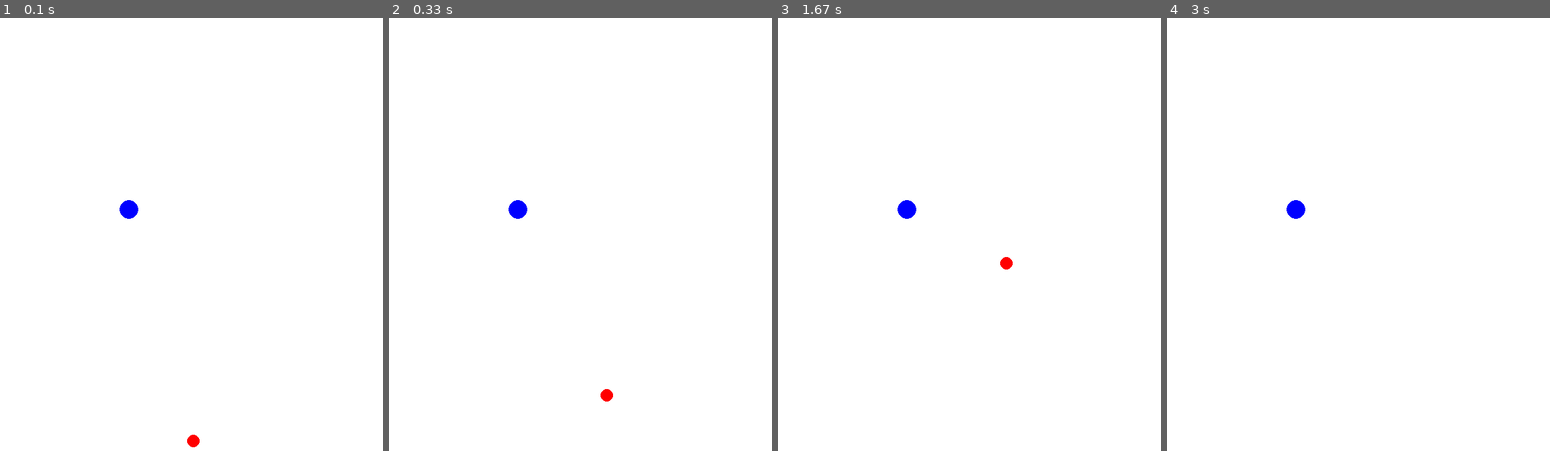
Above: before the commit, frames 1-4 (left to right).
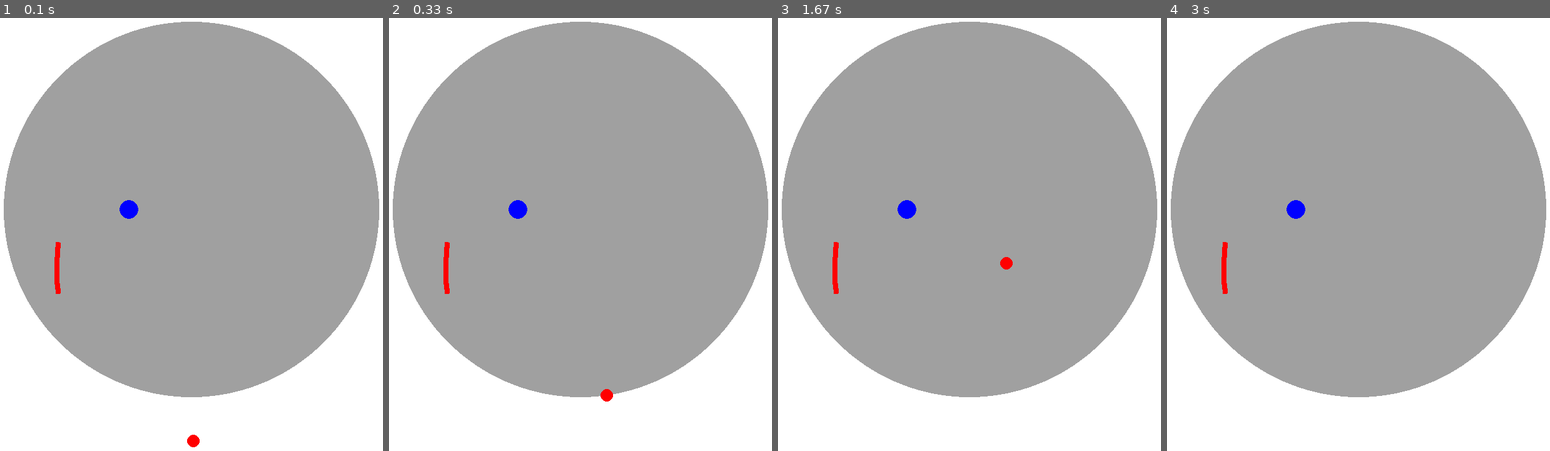
Above: after the commit, the same moments.

Repository: sandhyarottoo/phys-hackathon-2023
Game: pygame game, started from francosPolar.py
Two runs of this game, one before a commit and one after it. Both use one fixed random seed, a clock stepped at 60 frames per second and the inputs below.
Inputs:
- Up to frame 1 (0.1 s): no input
- Up to frame 2 (0.33 s): no input
- Up to frame 3 (1.67 s): hold A 0.33-0.8 s; hold Right 0.33-0.8 s
- Up to frame 4 (3 s): no input

The runs differ from the first frame. In frame 1, 67% of the frame differs, in the area x 0-100%, y 0-88%; in frame 2, 66%; in frame 3, 66%; in frame 4, 67%.

Commit message:
Made the player class which is almost ready there is just a drawing issue it seems

Diff:
--- a/francosPolar.py
+++ b/francosPolar.py
@@ -18,9 +18,21 @@
 blue = (0,0,255)
 white = (255,255,255)
 
+BACKGROUND_COLOR = (255, 255, 255)
+CIRCLE_COLOR = red
+
 #screen width and height
 width = 790
 height = 790
+RING_RADIUS = 300
+PLAYER_RADIUS = 305
+
+PLAYER_VELOCITY = 0.05
+PLAYER_ARC_ANGLE = np.pi / 12  # 90 degrees in radians
+
+player1_angle = -np.pi / 2
+player2_angle = -np.pi / 2
+
 
 #time step for euler integration
 dt = 0.0001
@@ -45,6 +57,34 @@
 def a_tan(w,v_radial,r,ang_acc):
     return w*v_radial+r*ang_acc
 
+class Player(pygame.sprite.Sprite):
+    def __init__(self, color, start_angle, keys):
+        super().__init__()
+        self.score = 0
+        self.color = color
+        self.pos = pygame.Vector2(PLAYER_RADIUS, start_angle)
+        self.keys = keys
+        player_width = 8
+
+        self.image = pygame.Surface((2*PLAYER_RADIUS + player_width , 2*PLAYER_RADIUS + player_width), pygame.SRCALPHA)
+        pygame.draw.arc(self.image, self.color,
+                        (width/2 - PLAYER_RADIUS, height/2 - PLAYER_RADIUS, (PLAYER_RADIUS + player_width) * 2, (PLAYER_RADIUS + player_width) * 2),
+                        self.pos.y - PLAYER_ARC_ANGLE / 2,
+                        self.pos.y + PLAYER_ARC_ANGLE / 2,
+                        width=player_width)
+        self.rect = self.image.get_rect()
+        #pos_cartesian = polar_to_cartesian(self.pos)
+        self.rect.center = (width/2, height/2)
+
+    def update(self):
+        keys = pygame.key.get_pressed()
+        # Move the player on the ring
+        if keys[self.keys[0]]:
+            self.pos.y -= PLAYER_VELOCITY
+        if keys[self.keys[1]]:
+            self.pos.y += PLAYER_VELOCITY
+
+
 
 class PointCharge(pygame.sprite.Sprite):
     def __init__(self, pos, strength):
@@ -118,10 +158,6 @@
 screen = pygame.display.set_mode((790,790))
 pygame.display.set_caption("Circle Sprite")
 
-# Constants
-BACKGROUND_COLOR = (255, 255, 255)
-CIRCLE_COLOR = red
-
 #initial conditions in polar coords
 pos_polar = pygame.Vector2(screen.get_width()/2, np.pi/2)
 vel_polar = pygame.Vector2(-300, 0)
@@ -137,6 +173,16 @@
 charges = pygame.sprite.Group()
 charges.add(charge)
 
+# players
+player1_keys = [pygame.K_a, pygame.K_d]
+player2_keys = [pygame.K_LEFT, pygame.K_RIGHT]
+
+player1 = Player("blue", 0, player1_keys)
+player2 = Player("red", np.pi, player2_keys)
+players = pygame.sprite.Group()
+players.add(player1)
+players.add(player2)
+
 # Main game loop
 running = True
 
@@ -150,12 +196,15 @@
 
     # Clear the screen
     screen.fill(BACKGROUND_COLOR)
+    pygame.draw.circle(screen, (160,160,160), (width / 2, height / 2), RING_RADIUS)
 
     circles.update(charges)
+    circles.draw(screen)
+
     charges.draw(screen)
-    circles.draw(screen)
-
-
+
+    players.update()
+    players.draw(screen)
 
    # Update the display
     pygame.display.flip()
